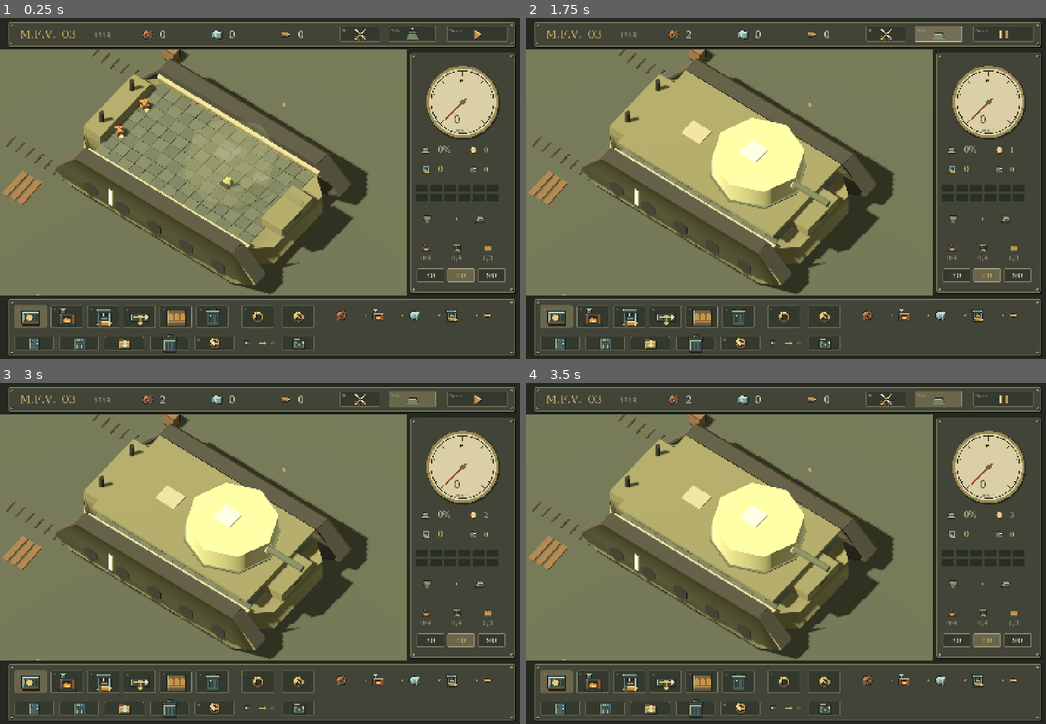
Above: before the commit, frames 1-4 (two rows, left to right).
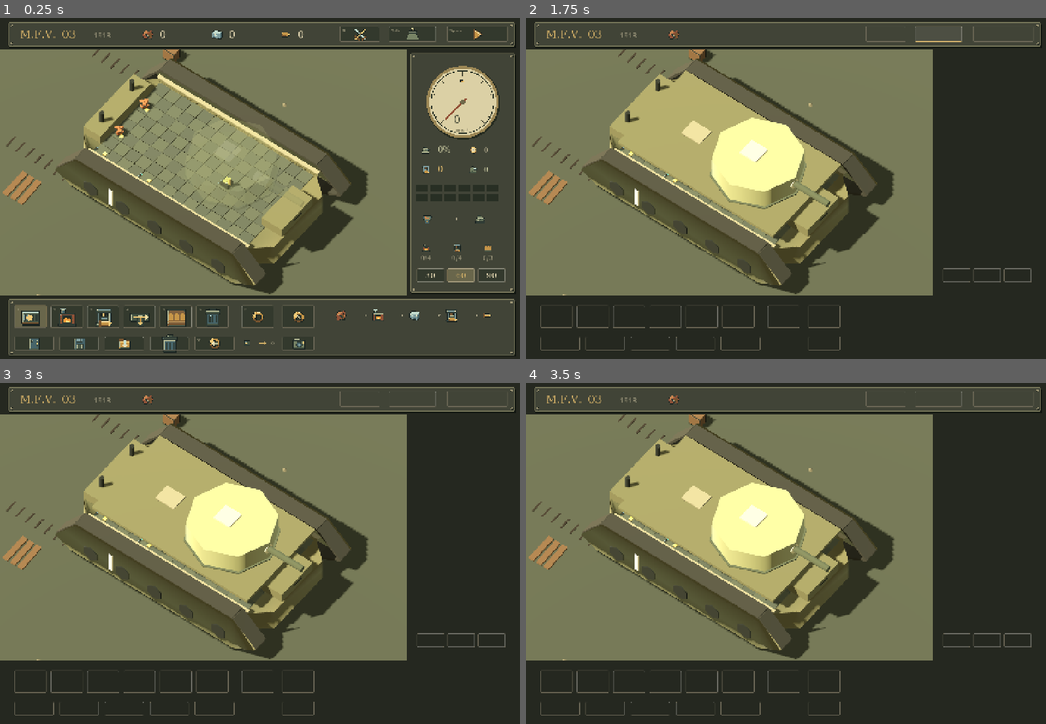
Above: after the commit, the same moments.

Repository: dicenull/last-supply-line
Game: Godot game, scene res://main.tscn
Two runs of this game, one before a commit and one after it. Both use one fixed random seed, a clock stepped at 60 frames per second and the inputs below.
Inputs (mouse positions are in pixels of both pictures, inside the frame that each line leads up to):
- Up to frame 1 (0.25 s): no input
- Up to frame 2 (1.75 s): click (1004, 35) at 0.5 s; click (936, 35) at 1.27 s
- Up to frame 3 (3 s): click (358, 400) at 2 s; tap Enter at 2.75 s; move the mouse to (374, 536) at 2.77 s; hold Right from 2.78 s (still down); tap B at 2.85 s; click (374, 536) at 2.92 s
- Up to frame 4 (3.5 s): keep holding Right; tap Space at 3.02 s

The runs differ from the first frame. In frame 1, less than 0.1% of the frame differs, in the area x 18-30%, y 37-49%; in frame 2, 26%; in frame 3, 26%, in the area x 1-99%, y 2-100%; in frame 4, 26%.
Error after the commit: Invalid access to property or key 'coal' on a base object of type 'Dictionary'. (res://scripts/factory_view.gd:286)

Commit message:
feat: refine coal into fuel and track engine consumption

Diff:
--- a/scripts/factory.gd
+++ b/scripts/factory.gd
@@ -6,15 +6,18 @@
 const DIRS = [Vector2i.RIGHT, Vector2i.DOWN, Vector2i.LEFT, Vector2i.UP]
 const BLOCKS: Array[Vector2i] = []
 const AMMO_PORT = Vector2i(9,4)
-const PORTS = {Vector2i(0,2): "source", Vector2i(0,5): "source", AMMO_PORT: "gun"}
-const LIMITS = {"belt": 80, "furnace": 4, "press": 4, "splitter": 6, "depot": 3}
-const RECIPES = {"furnace": ["scrap", "steel", 6], "press": ["steel", "shell", 8]}
+const FUEL_PORT = Vector2i(4,7)
+const PORTS = {Vector2i(0,2): "source", Vector2i(0,5): "source", AMMO_PORT: "gun", Vector2i(0,7): "coal_source", FUEL_PORT: "engine"}
+const LIMITS = {"belt": 80, "furnace": 4, "press": 4, "splitter": 6, "depot": 3, "refinery": 3}
+const RECIPES = {"furnace": ["scrap", "steel", 6], "press": ["steel", "shell", 8], "refinery": ["coal", "fuel", 8]}
 var cells: Dictionary = {}
 var running = false
 var auto_fire = true
 var clock = 0.0
 var elapsed = 0.0
 var ticks = 0
+var fuel = 0.0
+var fuel_used = 0.0
 var ammo = 0
 var rate = 60
 var fire_clock = 0.0
@@ -61,6 +64,8 @@
 	elapsed = 0
 	ticks = 0
 	ammo = 0
+	fuel = 0.0
+	fuel_used = 0.0
 	fire_clock = 0
 	shots = 0
 	supplied = 0
@@ -129,7 +134,8 @@
 	if cells.has(p) and not PORTS.has(p): edit(p, cells[p].kind, (cells[p].dir + 1) % 4)
 
 func can_receive(c: Dictionary, item: String) -> bool:
-	if c.kind == "source": return false
+	if c.kind in ["source","coal_source"]: return false
+	if c.kind == "engine": return item == "fuel" and fuel <= 11.0
 	if c.kind == "gun": return item == "shell" and ammo < 12
 	if c.kind == "depot": return item == "shell" and c.items.size() < 8
 	if not c.items.is_empty(): return false
@@ -180,14 +186,16 @@
 		if target.kind == "gun":
 			ammo += 1
 			supplied += 1
+		elif target.kind == "engine":
+			fuel += 1.0
 		else:
 			target.items.append(winner.item)
 			if RECIPES.has(target.kind): target.work = RECIPES[target.kind][2]
 		moves.append({"from":winner.from,"to":dest,"item":winner.item})
 	for p in cells:
 		var c: Dictionary = cells[p]
-		if c.kind == "source" and ticks % 4 == 0 and c.items.is_empty():
-			c.items.append("scrap")
+		if c.kind in ["source","coal_source"] and ticks % 4 == 0 and c.items.is_empty():
+			c.items.append("coal" if c.kind == "coal_source" else "scrap")
 			injected += 1
 		if RECIPES.has(c.kind) and c.work > 0:
 			c.work -= 1
@@ -259,4 +267,13 @@
 	for x in range(5,AMMO_PORT.x+1): cells[Vector2i(x,2)] = make_cell("belt",0)
 	cells[Vector2i(AMMO_PORT.x,2)].dir = 1
 	cells[Vector2i(AMMO_PORT.x,3)] = make_cell("belt",1)
+	cells[Vector2i(1,7)] = make_cell("belt",0)
+	cells[Vector2i(2,7)] = make_cell("refinery",0)
+	cells[Vector2i(3,7)] = make_cell("belt",0)
 	message = "見本は1系統だけ。60発/分には足りません。分配や並列化を試してください。"
+
+func consume_fuel(amount: float) -> float:
+	var consumed = minf(fuel,maxf(amount,0.0))
+	fuel -= consumed
+	fuel_used += consumed
+	return consumed
--- a/tests/factory_test.gd
+++ b/tests/factory_test.gd
@@ -35,10 +35,18 @@
 	print("Parallel lines: ",parallel.recent_rate()," rounds/min")
 	check(parallel.recent_rate() > baseline * 1.5,"parallel production measurably improves throughput")
 	check(parallel.cells[Vector2i(4,2)].made > 30 and parallel.cells[Vector2i(4,5)].made > 30,"both production branches remain active at merge")
-	var inventory = parallel.ammo + parallel.shots
+	var inventory = parallel.ammo + parallel.shots + parallel.fuel + parallel.fuel_used
 	for c in parallel.cells.values(): inventory += c.items.size()
 	check(inventory == parallel.injected,"material conserved through manufacture, merge, storage and firing")
 	check(parallel.ammo <= 12,"receiver respects capacity")
+	check(single.fuel > 0 and single.fuel <= 12,"example refines coal and fills engine fuel tank")
+	check(not single.can_receive(single.make_cell("engine",0),"shell"),"engine rejects ammunition")
+	check(not single.can_receive(single.make_cell("refinery",0),"scrap"),"refinery accepts coal only")
+	var fuel_before = single.fuel
+	var used = single.consume_fuel(0.5)
+	check(is_equal_approx(used,0.5) and is_equal_approx(single.fuel,fuel_before-0.5),"fuel consumption removes exactly the requested quantity")
+	single.consume_fuel(100)
+	check(single.fuel == 0 and single.consume_fuel(1) == 0,"fuel consumption cannot become negative")
 	var disconnected = Factory.new()
 	disconnected.example()
 	disconnected.cells.erase(Vector2i(9,3))
